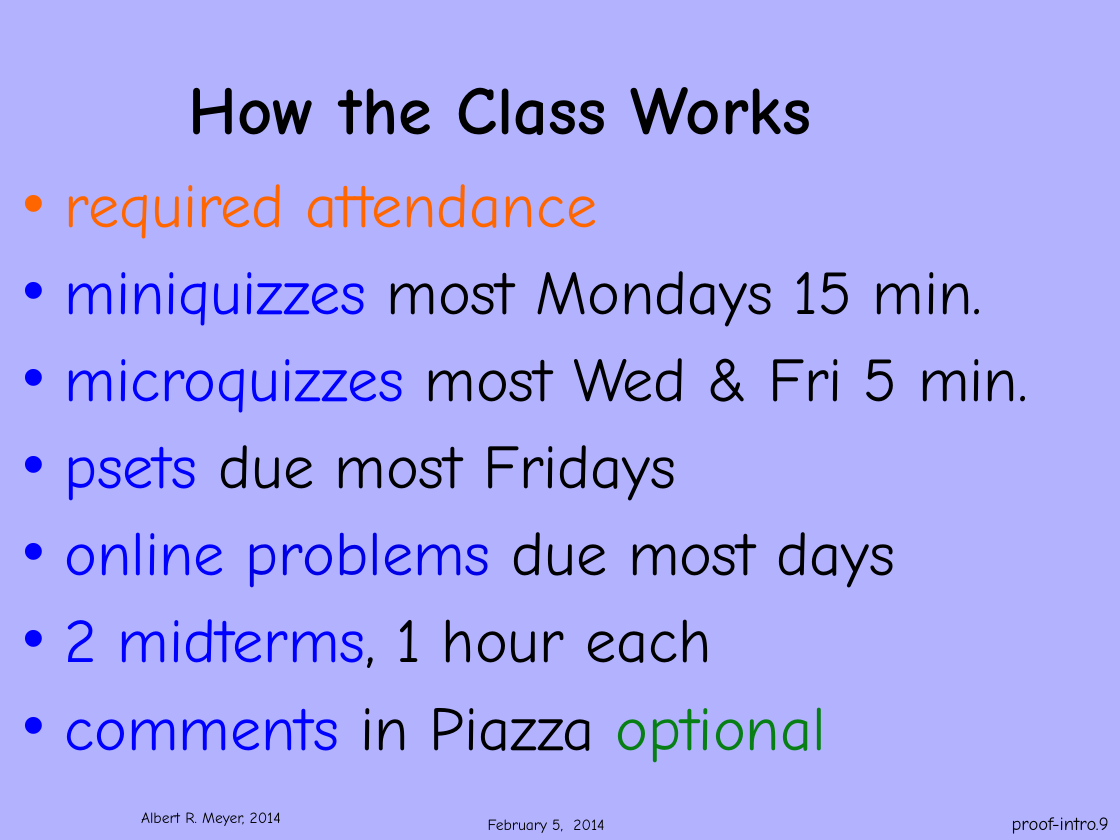
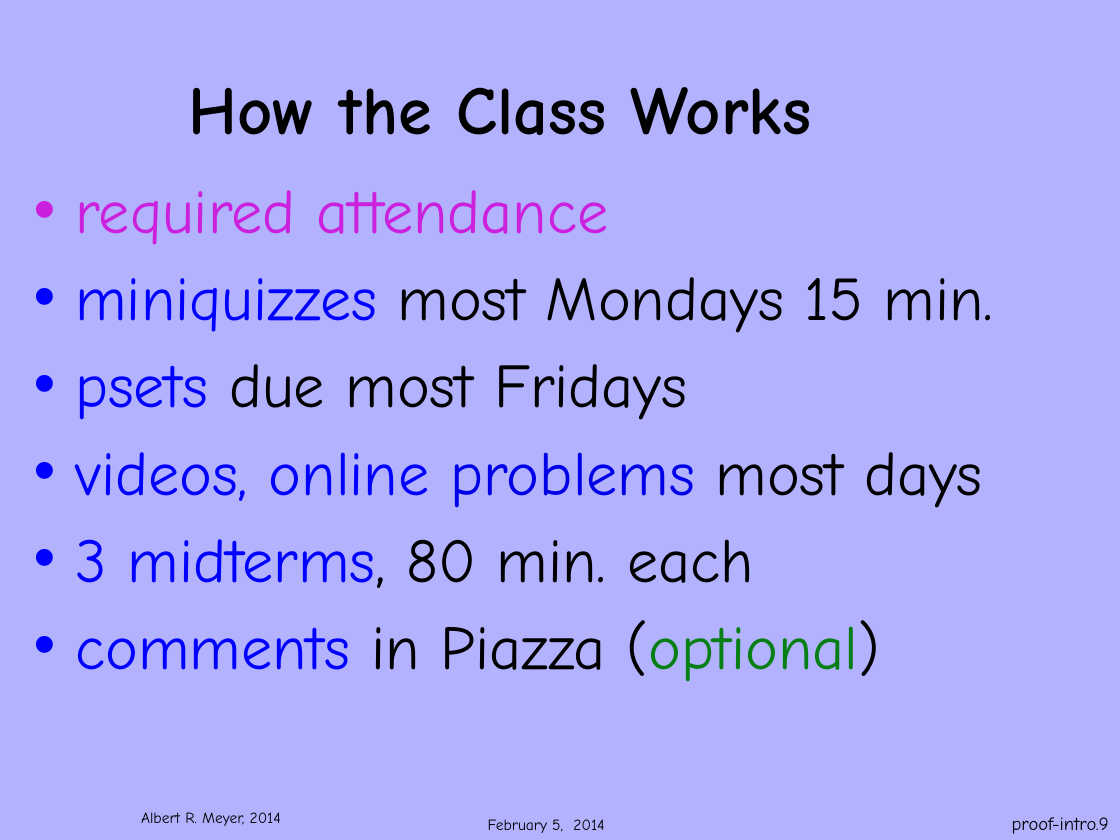
Before and after one commit to armeyer/mcs_web, a slide deck: slide 9 of spring14/slidesS14/6042S14welcome.pptx. Drawn at 1120x840 pixels with LibreOffice and Linux fonts; fonts in the diff are those of the drawing; background and template pictures are left out. Boxes give left, top, right and bottom in pixels: in the first picture for what was removed or moved away, otherwise in the second. Text is boxed around its words. In the diff, an @@ line names an element or a change of style, - is before the commit and + after.

```diff
--- a/spring14/slidesS14/6042S14welcome.pptx
+++ b/spring14/slidesS14/6042S14welcome.pptx
@@ text "required attendance": place and size @@
-text "required attendance" at [65,184,1027,763]
+text "required attendance" at [76,190,993,682]
@@ text at [76,190,608,245]: text colour #FF6600 to #CB21DD in "required attendance" @@
@@ text at [65,358,1027,413]: paragraph removed @@
-• microquizzes most Wed & Fri 5 min.
@@ text at [76,452,983,682]: text changed; text colour #000000 to #0000FF @@
-• online problems due most days
-• 2 midterms, 1 hour each
-• comments in Piazza optional
+• videos, online problems most days
+• 3 midterms, 80 min. each
+• comments in Piazza (optional)
```
Also in this commit, not shown: 7 other slides changed, 2 other files.
